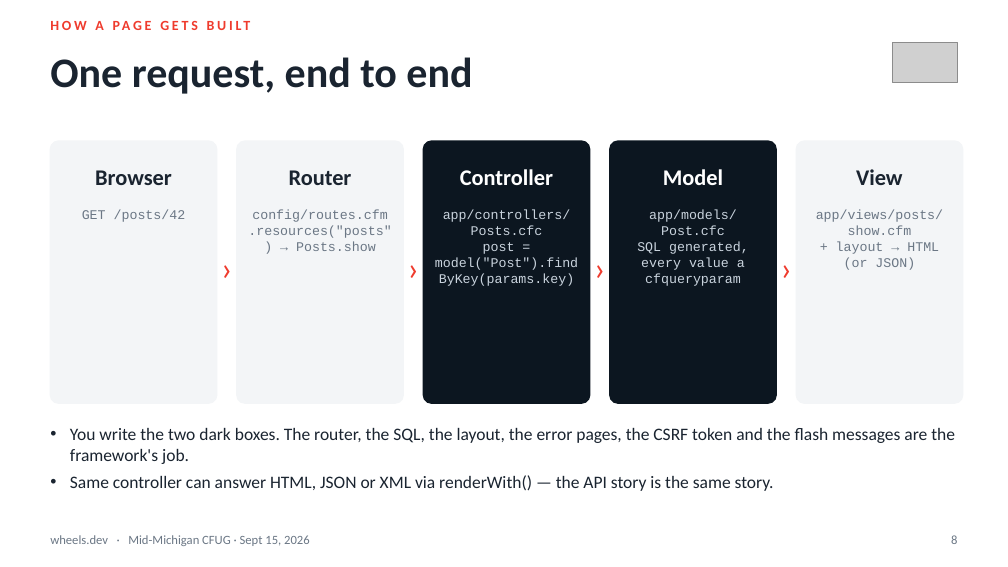
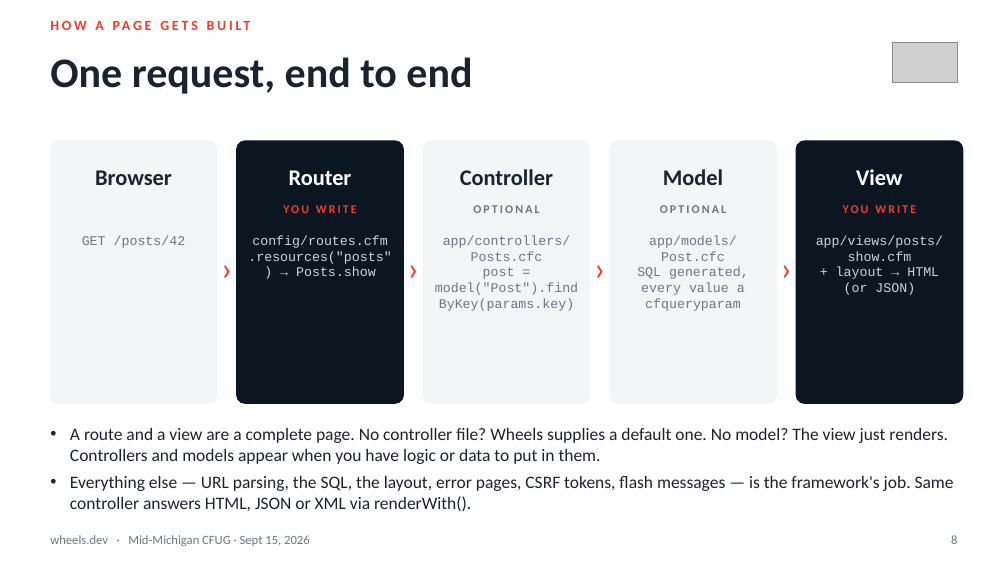
Before and after one commit to cfwheels/cfwheels, a slide deck: slide 8 of docs/presentations/cfug-2026-09-15/wheels-rails-style-cfml-mmcfug-2026-09-15.pptx. Drawn at 1008x567 pixels with LibreOffice and Linux fonts; fonts in the diff are those of the drawing; grey boxes stand for pictures. Boxes give left, top, right and bottom in pixels: in the first picture for what was removed or moved away, otherwise in the second. Text is boxed around its words. In the diff, an @@ line names an element or a change of style, - is before the commit and + after.

```diff
--- a/docs/presentations/cfug-2026-09-15/wheels-rails-style-cfml-mmcfug-2026-09-15.pptx
+++ b/docs/presentations/cfug-2026-09-15/wheels-rails-style-cfml-mmcfug-2026-09-15.pptx
@@ rounded rectangle at [237, 141, 403, 403]: fill #F3F5F7 to #0C1620; outline #F3F5F7 1 pt to #0C1620 1 pt @@
@@ rounded rectangle at [423, 141, 590, 403]: fill #0C1620 to #F3F5F7; outline #0C1620 1 pt to #F3F5F7 1 pt @@
@@ rounded rectangle at [610, 141, 776, 403]: fill #0C1620 to #F3F5F7; outline #0C1620 1 pt to #F3F5F7 1 pt @@
@@ rounded rectangle at [796, 141, 963, 403]: fill #F3F5F7 to #0C1620; outline #F3F5F7 1 pt to #0C1620 1 pt @@
@@ text "Router" at [289, 170, 352, 185]: text colour #1A2430 to #FFFFFF @@
@@ text "Controller" at [460, 169, 553, 185]: text colour #FFFFFF to #1A2430 @@
@@ text "Model" at [663, 169, 723, 185]: text colour #FFFFFF to #1A2430 @@
@@ text "View" at [856, 169, 902, 185]: text colour #1A2430 to #FFFFFF @@
@@ text added at [473, 205, 539, 213], 8.5 pt, text #6B7785, bold @@
+OPTIONAL
@@ text added at [660, 205, 726, 213], 8.5 pt, text #6B7785, bold @@
+OPTIONAL
@@ text added at [806, 197, 953, 222], 8.5 pt, text #EF3B2D, bold @@
+YOU WRITE
@@ text "GET /posts/42": place and size @@
-text "GET /posts/42" at [82, 210, 186, 222]
+text "GET /posts/42" at [82, 235, 186, 248]
@@ text "config/routes.cfm" at [248, 235, 391, 276]: text colour #6B7785 to #C9D3DD @@
@@ text "config/routes.cfm": place and size @@
-text "config/routes.cfm" at [248, 210, 391, 251]
+text "config/routes.cfm" at [248, 235, 391, 276]
@@ text "app/controllers/Posts.cfc": place and size @@
-text "app/controllers/Posts.cfc" at [435, 210, 578, 286]
+text "app/controllers/Posts.cfc" at [435, 235, 578, 311]
@@ text "app/controllers/Posts.cfc" at [435, 235, 578, 311]: text colour #C9D3DD to #6B7785 @@
@@ text "app/models/Post.cfc" at [637, 235, 749, 311]: text colour #C9D3DD to #6B7785 @@
@@ text "app/models/Post.cfc": place and size @@
-text "app/models/Post.cfc" at [637, 210, 749, 286]
+text "app/models/Post.cfc" at [637, 235, 749, 311]
@@ text "app/views/posts/show.cfm": place and size @@
-text "app/views/posts/show.cfm" at [816, 210, 943, 270]
+text "app/views/posts/show.cfm" at [816, 235, 943, 295]
@@ text "app/views/posts/show.cfm" at [816, 235, 943, 295]: text colour #6B7785 to #C9D3DD @@
@@ text at [70, 428, 954, 511]: text changed @@
-• You write the two dark boxes. The router, the SQL, the layout, the error pages, the CSRF token and the flash messages are the framework's job.
-• Same controller can answer HTML, JSON or XML via renderWith() — the API story is the same story.
+• A route and a view are a complete page. No controller file? Wheels supplies a default one. No model? The view just renders. Controllers and models appear when you have logic or data to put in them.
+• Everything else — URL parsing, the SQL, the layout, error pages, CSRF tokens, flash messages — is the framework's job. Same controller answers HTML, JSON or XML via renderWith().
@@ text added at [335, 452, 361, 464], 8.5 pt, text #EF3B2D, bold @@
+YOU WRITE
```
Also in this commit, not shown: 21 other slides changed, 5 other files.
